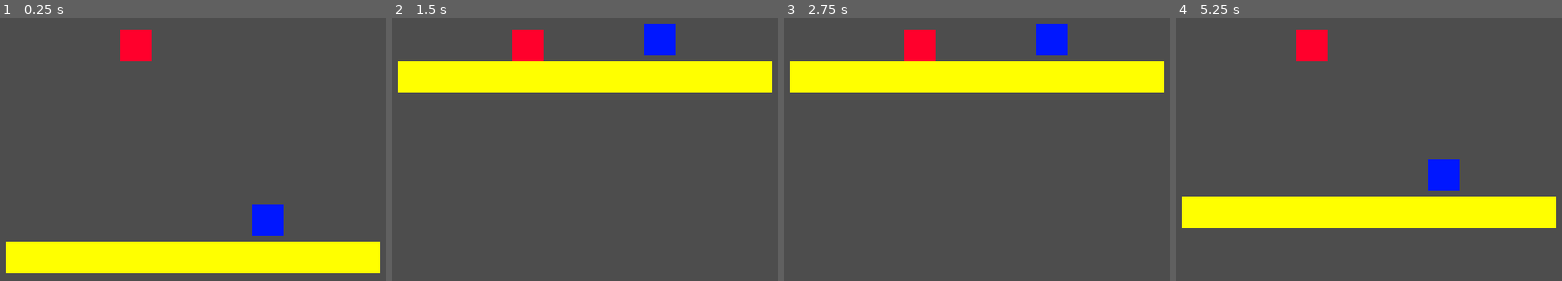
Above: before the commit, frames 1-4 (left to right).
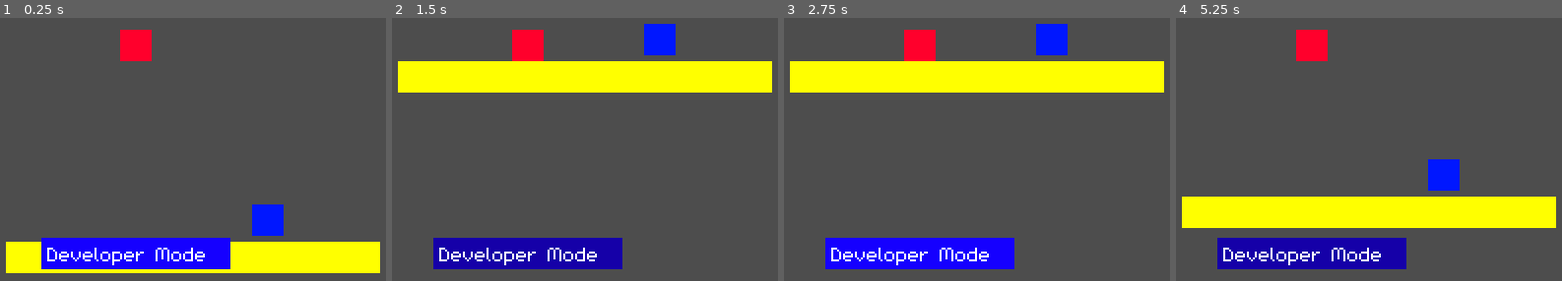
Above: after the commit, the same moments.

Repository: computing-lex/ozymandias
Game: Godot game, scene res://testassets/test_map.tscn
Two runs of this game, one before a commit and one after it. Both use one fixed random seed, a clock stepped at 60 frames per second and the inputs below. The engine's default icon, where the game draws it, is replaced by a stand-in: a white triangle on a blue panel in a dark square.
Inputs (mouse positions are in pixels of both pictures, inside the frame that each line leads up to):
- Up to frame 1 (0.25 s): no input
- Up to frame 2 (1.5 s): click (565, 223) at 0.52 s; click (527, 254) at 1.27 s
- Up to frame 3 (2.75 s): click (957, 223) at 2.02 s
- Up to frame 4 (5.25 s): click (1311, 254) at 2.77 s; click (1349, 223) at 3.52 s; click (1311, 254) at 4.27 s; tap Enter at 5 s

The runs differ from the first frame. In frame 1, 5.8% of the frame differs, in the area x 10-60%, y 83-96%; in frame 2, 5.8%; in frame 3, 5.8%; in frame 4, 5.8%.

Commit message:
DEV MODE
We have added DEVELOPER MODE

Diff:
--- a/assets/player/player.tscn
+++ b/assets/player/player.tscn
@@ -1,8 +1,11 @@
-[gd_scene load_steps=12 format=3 uid="uid://t85uo0d6i33e"]
+[gd_scene load_steps=22 format=3 uid="uid://t85uo0d6i33e"]
 
 [ext_resource type="Texture2D" uid="uid://ejrddxtnpaxq" path="res://testassets/RED.png" id="1_d6veg"]
 [ext_resource type="FontFile" uid="uid://b180ngqbauhqp" path="res://assets/fonts/m5x7.ttf" id="2_h6syq"]
 [ext_resource type="Texture2D" uid="uid://cyow2e7c0b85" path="res://testassets/icon.svg" id="3_v2miy"]
+[ext_resource type="Texture2D" uid="uid://b70wy7ts0dctj" path="res://testassets/buttondark.png" id="4_toylo"]
+[ext_resource type="Texture2D" uid="uid://by3rdjpuhdjxw" path="res://testassets/buttonblue.png" id="5_tb4ck"]
+[ext_resource type="Texture2D" uid="uid://cgp4d0j03gdca" path="res://testassets/buttonclick.png" id="6_kwvpd"]
 
 [sub_resource type="GDScript" id="GDScript_4flbx"]
 script/source = "extends CharacterBody2D
@@ -65,22 +68,32 @@
 			velocity.x = direction * SPEED
 		else:
 			velocity.x = move_toward(velocity.x, 0, SPEED)
-	move_and_slide()
 
 	if ReadState == 2:
+		velocity.x = 0
 		if Input.is_action_just_pressed(\"ui_select\"):
 			Dialogue.visible = false
 			ReadState = 0
+
+	move_and_slide()
 
 func display_dialogue_text(dialogue_input):
 	Dialogue.visible = true
 	Dialogue.text = dialogue_input
 	Animator.play(\"Dialogue_Scroll\")
 
-
 func _on_animator_animation_finished(anim_name: StringName) -> void:
 	if anim_name == \"Dialogue_Scroll\":
 		ReadState = 2
+
+
+func _on_dev_button_pressed() -> void:
+	if ReadState == 0:
+		if get_parent().Mode == \"Normal\":
+			get_parent().Mode = \"Dev\"
+		else:
+			get_parent().Mode = \"Normal\"
+		get_parent().update_mode()
 "
 
 [sub_resource type="RectangleShape2D" id="RectangleShape2D_onrkg"]
@@ -132,6 +145,29 @@
 [sub_resource type="RectangleShape2D" id="RectangleShape2D_v2miy"]
 size = Vector2(16, 16)
 
+[sub_resource type="StyleBoxTexture" id="StyleBoxTexture_op4fd"]
+texture = ExtResource("4_toylo")
+
+[sub_resource type="StyleBoxTexture" id="StyleBoxTexture_m2mll"]
+texture = ExtResource("5_tb4ck")
+
+[sub_resource type="StyleBoxTexture" id="StyleBoxTexture_hai6l"]
+texture = ExtResource("6_kwvpd")
+
+[sub_resource type="Theme" id="Theme_vlpqo"]
+Button/styles/hover = SubResource("StyleBoxTexture_op4fd")
+Button/styles/normal = SubResource("StyleBoxTexture_m2mll")
+Button/styles/pressed = SubResource("StyleBoxTexture_hai6l")
+
+[sub_resource type="StyleBoxTexture" id="StyleBoxTexture_toylo"]
+texture = ExtResource("5_tb4ck")
+
+[sub_resource type="StyleBoxTexture" id="StyleBoxTexture_tb4ck"]
+texture = ExtResource("6_kwvpd")
+
+[sub_resource type="StyleBoxTexture" id="StyleBoxTexture_kwvpd"]
+texture = ExtResource("4_toylo")
+
 [node name="Player" type="CharacterBody2D" groups=["Player"]]
 script = SubResource("GDScript_4flbx")
 
@@ -177,4 +213,31 @@
 [node name="CollisionShape2D" type="CollisionShape2D" parent="Detector"]
 shape = SubResource("RectangleShape2D_v2miy")
 
+[node name="TextureButton" type="TextureButton" parent="."]
+offset_top = 71.0
+offset_right = 40.0
+offset_bottom = 111.0
+theme = SubResource("Theme_vlpqo")
+
+[node name="IteractionText2" type="Label" parent="."]
+z_index = 1000
+offset_left = -45.0
+offset_top = 99.0
+offset_right = 47.0
+offset_bottom = 113.0
+theme = SubResource("Theme_v2miy")
+text = "Developer Mode"
+
+[node name="DevButton" type="Button" parent="."]
+z_index = 999
+offset_left = -48.0
+offset_top = 98.0
+offset_right = 48.0
+offset_bottom = 114.0
+focus_mode = 0
+theme_override_styles/normal = SubResource("StyleBoxTexture_toylo")
+theme_override_styles/pressed = SubResource("StyleBoxTexture_tb4ck")
+theme_override_styles/hover = SubResource("StyleBoxTexture_kwvpd")
+
 [connection signal="animation_finished" from="Animator" to="." method="_on_animator_animation_finished"]
+[connection signal="pressed" from="DevButton" to="." method="_on_dev_button_pressed"]
--- /dev/null
+++ b/scripts/game.gd
@@ -0,0 +1,17 @@
+extends Node2D
+
+var Mode = "Normal"
+
+func update_mode():
+	if Mode == "Normal":
+		for Child in get_children():
+			if Child.is_in_group("Dev_Only"):
+				Child.visible = false
+			if Child.is_in_group("Normal_Only"):
+				Child.visible = true
+	if Mode == "Dev":
+		for Child in get_children():
+			if Child.is_in_group("Dev_Only"):
+				Child.visible = true
+			if Child.is_in_group("Normal_Only"):
+				Child.visible = false
--- a/testassets/game.gd
+++ /dev/null
@@ -1 +0,0 @@
-extends Node2D
--- a/testassets/test_map.tscn
+++ b/testassets/test_map.tscn
@@ -1,10 +1,12 @@
-[gd_scene load_steps=4 format=3 uid="uid://dndflenrhc56u"]
+[gd_scene load_steps=5 format=3 uid="uid://dndflenrhc56u"]
 
+[ext_resource type="Script" uid="uid://dq12x8qd43x2t" path="res://scripts/game.gd" id="1_48773"]
 [ext_resource type="PackedScene" uid="uid://bjoyn6ar70o30" path="res://testassets/testblock.tscn" id="1_vtdga"]
 [ext_resource type="PackedScene" uid="uid://t85uo0d6i33e" path="res://assets/player/player.tscn" id="2_11b4i"]
 [ext_resource type="PackedScene" uid="uid://crrves6xa00q2" path="res://testassets/interactable.tscn" id="3_11b4i"]
 
 [node name="test map" type="Node2D"]
+script = ExtResource("1_48773")
 
 [node name="Player" parent="." instance=ExtResource("2_11b4i")]
 position = Vector2(79, 57)
Renamed: testassets/game.gd.uid -> scripts/game.gd.uid
Binary file added: testassets/buttonblue.png
Not shown, added: testassets/buttonblue.png.import
Binary file added: testassets/buttonclick.png
Not shown, added: testassets/buttonclick.png.import
Binary file added: testassets/buttondark.png
Not shown, added: testassets/buttondark.png.import
